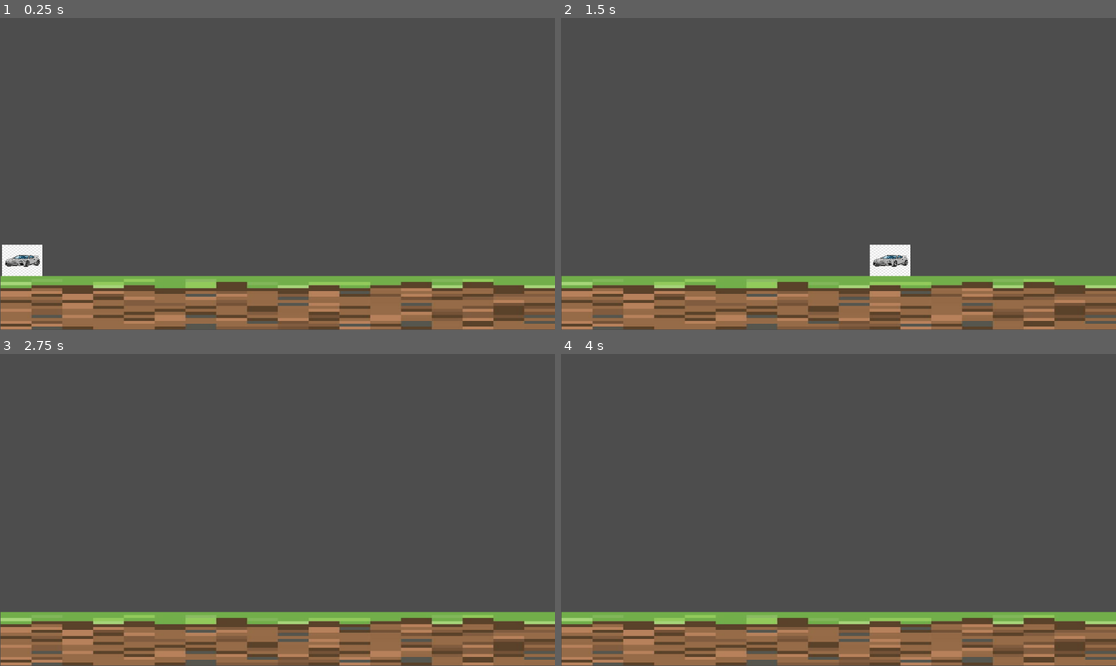
Above: before the commit, frames 1-4 (two rows, left to right).
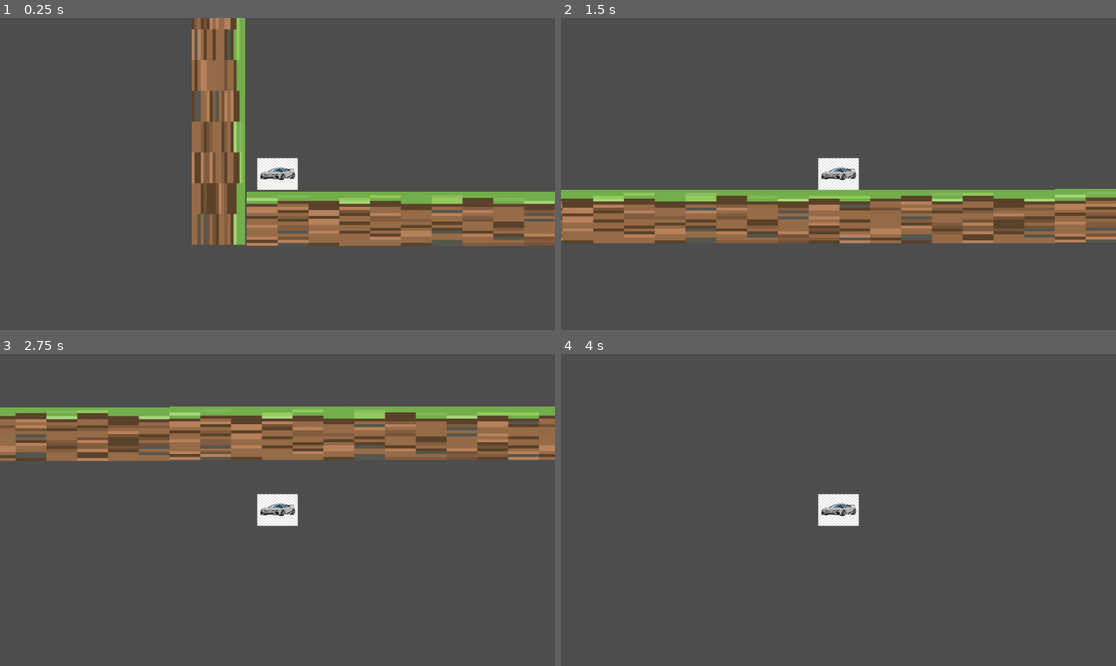
Above: after the commit, the same moments.

Repository: YanIgnacio/goToTownGame
Game: Godot game, scene res://scenes/mainScene.tscn
Same seed, same stepped clock (60 frames per second), same inputs: the game is played once before the commit and once after it. Before the commit the project starts from res://mainScene.tscn.
Inputs:
- Up to frame 1 (0.25 s): no input
- Up to frame 2 (1.5 s): tap Enter (ui_accept) at 0.5, 0.77 s; hold Right (ui_right) from 0.53 s (still down)
- Up to frame 3 (2.75 s): tap Enter (ui_accept) at 1.52 s; release Right (ui_right) at 2.03 s; hold Left (ui_left) from 2.03 s (still down)
- Up to frame 4 (4 s): release Left (ui_left) at 2.78 s; hold Right (ui_right) from 2.78 s (still down); tap Enter (ui_accept) at 3.02, 3.5, 3.77 s

The runs differ from the first frame. In frame 1, 34% of the frame differs, in the area x 0-100%, y 0-100%; in frame 2, 34%, in the area x 0-100%, y 44-100%; in frame 3, 33%; in frame 4, 17%.

Commit message:
Alterações na estrutura base do projeto

Diff:
--- /dev/null
+++ b/go-to-town-game/scenes/car.tscn
@@ -0,0 +1,19 @@
+[gd_scene format=3 uid="uid://bb01os0mni02f"]
+
+[ext_resource type="Script" path="res://vehicleScript.gd" id="1_qt2eu"]
+[ext_resource type="Texture2D" uid="uid://bsta50pblce0g" path="res://sprites/carro_placeholder.png" id="2_50v30"]
+
+[sub_resource type="RectangleShape2D" id="RectangleShape2D_61od6"]
+size = Vector2(82, 68)
+
+[node name="Car" type="CharacterBody2D" unique_id=1804096107]
+script = ExtResource("1_qt2eu")
+
+[node name="Sprite2D" type="Sprite2D" parent="." unique_id=157820150]
+scale = Vector2(0.13125001, 0.10312501)
+texture = ExtResource("2_50v30")
+
+[node name="CollisionShape2D" type="CollisionShape2D" parent="." unique_id=1735354250]
+shape = SubResource("RectangleShape2D_61od6")
+
+[node name="Camera2D" type="Camera2D" parent="." unique_id=218173070]
--- a/go-to-town-game/mainScene.tscn
+++ b/go-to-town-game/scenes/mainScene.tscn
@@ -2,30 +2,13 @@
 
 [ext_resource type="Script" uid="uid://cawwge66yjpqa" path="res://scripts/mainScene.gd" id="1_iwpey"]
 [ext_resource type="Texture2D" uid="uid://dg2ycsje5sh02" path="res://sprites/2948768-pixel-minecraft-style-land-background-vetor.jpg" id="2_g4qto"]
-[ext_resource type="Script" uid="uid://chlehnuj6aiit" path="res://vehicleScript.gd" id="3_61od6"]
-[ext_resource type="Texture2D" uid="uid://bsta50pblce0g" path="res://sprites/carro_placeholder.png" id="3_hr5et"]
-
-[sub_resource type="RectangleShape2D" id="RectangleShape2D_61od6"]
-size = Vector2(82, 68)
+[ext_resource type="PackedScene" uid="uid://bb01os0mni02f" path="res://scenes/car.tscn" id="3_hr5et"]
 
 [sub_resource type="RectangleShape2D" id="RectangleShape2D_hr5et"]
 size = Vector2(1153.5, 111.537506)
 
 [node name="Node2D" type="Node2D" unique_id=1113968797]
 script = ExtResource("1_iwpey")
-
-[node name="CharacterBody2D" type="CharacterBody2D" parent="." unique_id=1222061419]
-script = ExtResource("3_61od6")
-
-[node name="Sprite2D" type="Sprite2D" parent="CharacterBody2D" unique_id=1889058920]
-position = Vector2(46, 495)
-scale = Vector2(0.13125001, 0.10312501)
-texture = ExtResource("3_hr5et")
-
-[node name="CollisionShape2D" type="CollisionShape2D" parent="CharacterBody2D" unique_id=1663446636]
-visible = false
-position = Vector2(46, 494)
-shape = SubResource("RectangleShape2D_61od6")
 
 [node name="StaticBody2D" type="StaticBody2D" parent="." unique_id=689829877]
 
@@ -35,7 +18,6 @@
 texture = ExtResource("2_g4qto")
 
 [node name="CollisionShape2D" type="CollisionShape2D" parent="StaticBody2D" unique_id=876305044]
-visible = false
 position = Vector2(575.25, 593.23126)
 shape = SubResource("RectangleShape2D_hr5et")
 
@@ -64,3 +46,6 @@
 rotation = 1.5707964
 scale = Vector2(1, 0.99999994)
 shape = SubResource("RectangleShape2D_hr5et")
+
+[node name="Car" parent="." unique_id=1804096107 instance=ExtResource("3_hr5et")]
+position = Vector2(65, 470)
